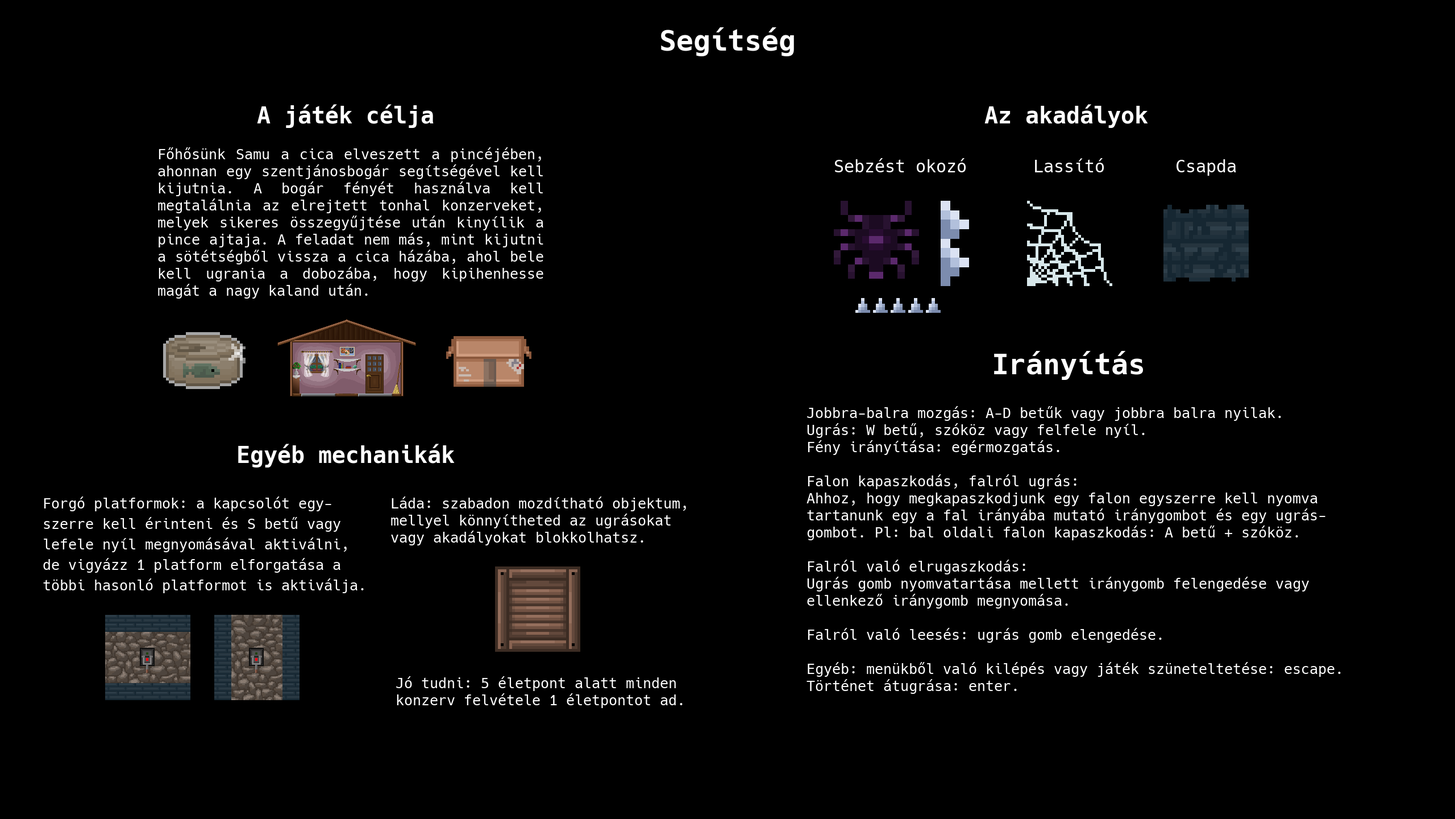
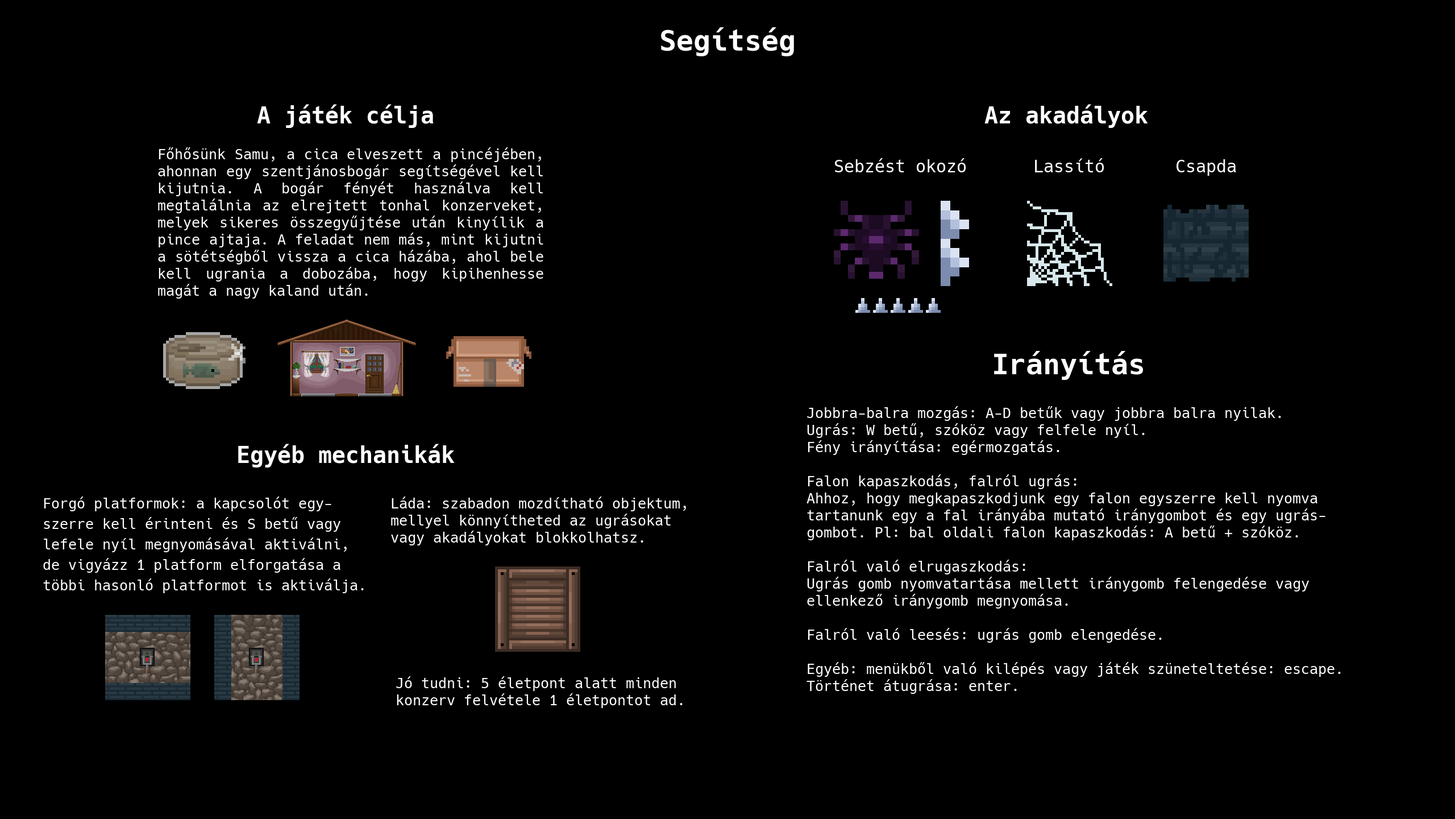
The second (1455, 819) image is a revision of the first. Changes to its layers:
renamed "Főhősünk Samu a cica elveszett..." to "Főhősünk Samu, a cica elveszet...", painted on it over bbox(235, 148, 441, 163)
